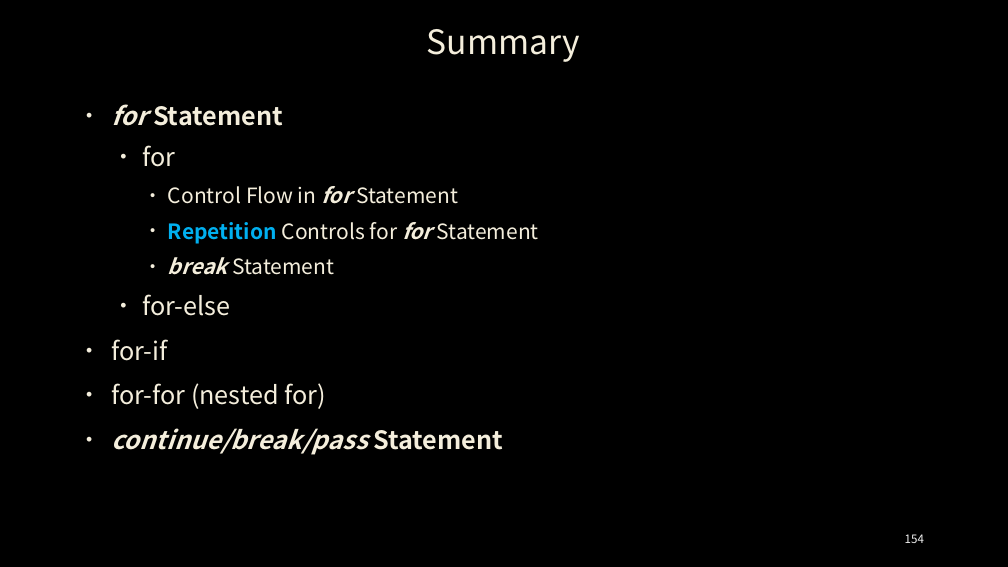
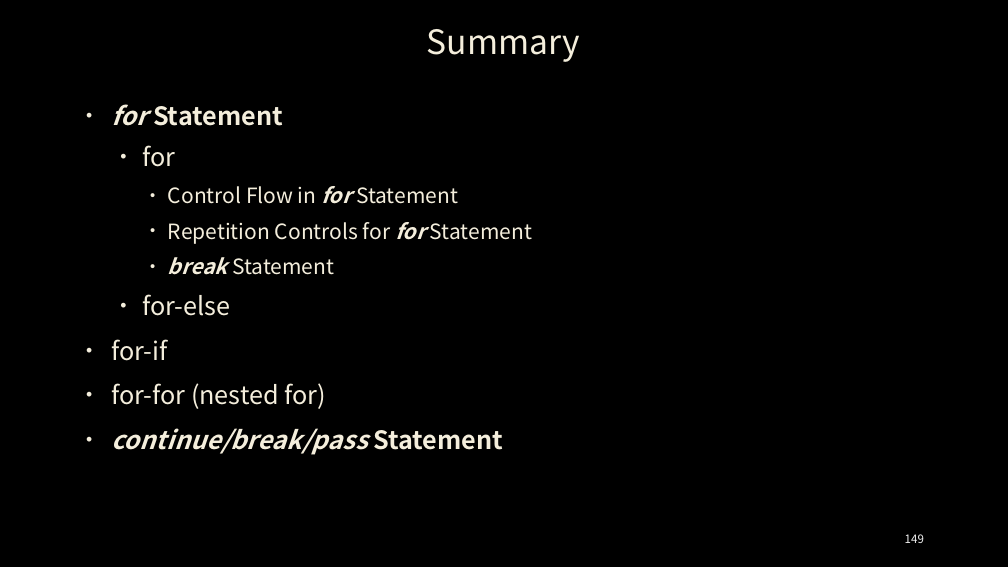
Before and after one commit to ancestor9/24_python-programimming-1, a slide deck: slide 149 of week4_5/week_04_Control Flow-for Statement.pptx (slide 154 before the commit). Drawn at 1008x567 pixels with LibreOffice and Linux fonts; fonts in the diff are those of the drawing; background and template pictures are left out. Boxes give left, top, right and bottom in pixels: in the first picture for what was removed or moved away, otherwise in the second. Text is boxed around its words. In the diff, an @@ line names an element or a change of style, - is before the commit and + after.

```diff
--- a/week4_5/week_04_Control Flow-for Statement.pptx
+++ b/week4_5/week_04_Control Flow-for Statement.pptx
@@ text at box(168, 222, 532, 244): text colour #00B0F0 to #F4EEDC, bold off in "Repetition" @@
@@ page number at box(905, 534, 924, 543): text changed @@
-154
+149
```
Also in this commit, not shown: 3 other slides changed, 5 slides removed.
